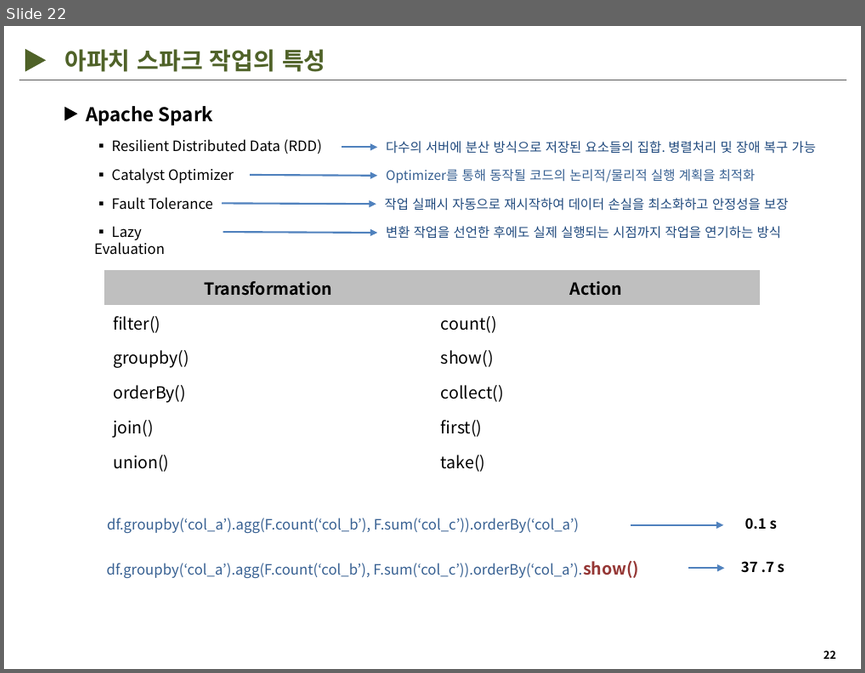
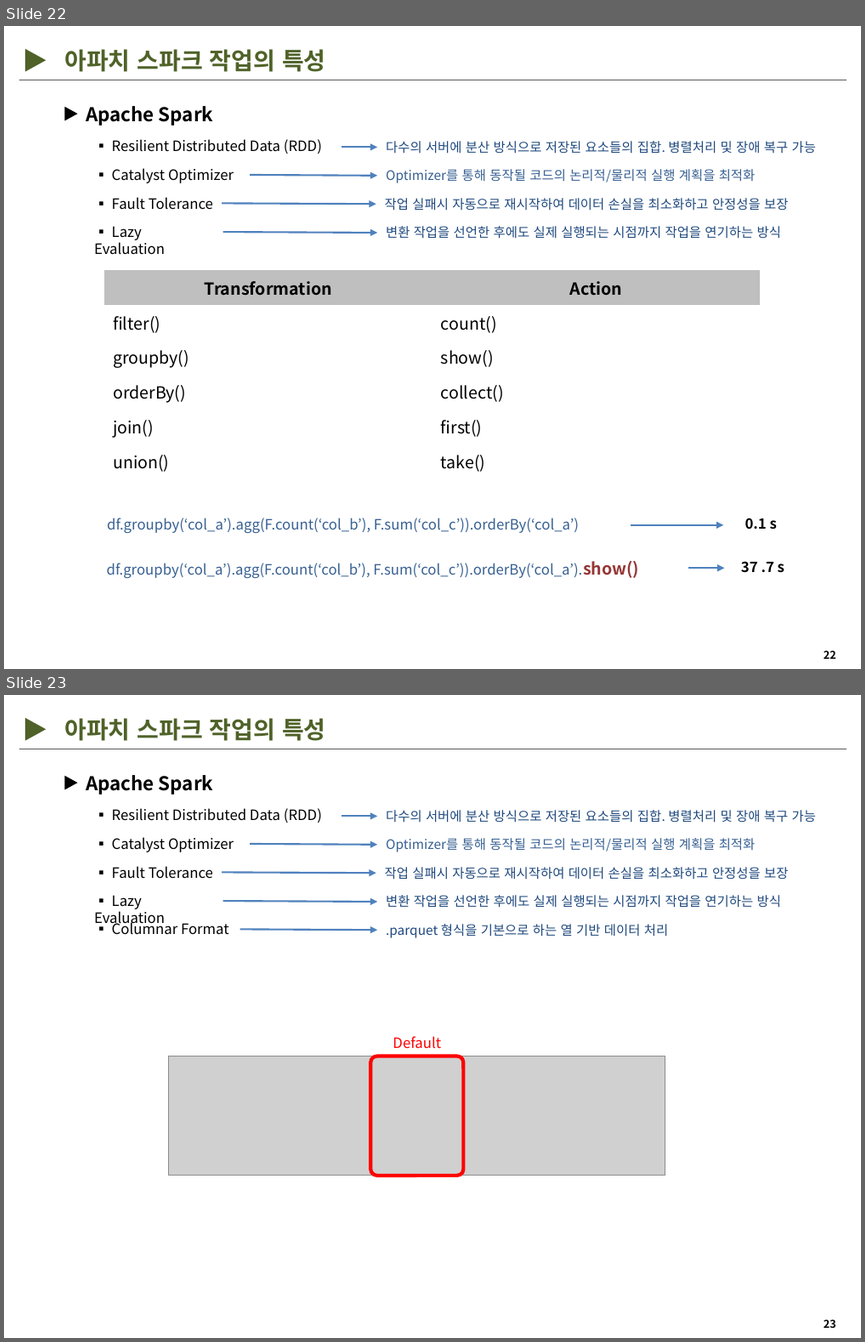
Before and after one commit to Hyunsoo-Ryan-Lee/DataEngineering-Lecture, a slide deck: ppt/[KDT강의]데이터 엔지니어링-2.pptx. Shown one above the other, each under a label of ours: slide 22 before the commit, slides 22 and 23 after it. The pictures are 865x673 and 865x1342 pixels, drawn with LibreOffice and Linux fonts; fonts in the diff are those of the drawing; grey boxes stand for pictures; background and template pictures are left out. Boxes give left, top, right and bottom in pixels: in the first picture for what was removed or moved away, otherwise in the second. Text is boxed around its words. In the diff, an @@ line names an element or a change of style, - is before the commit and + after.

```diff
--- a/ppt/[KDT강의]데이터 엔지니어링-2.pptx
+++ b/ppt/[KDT강의]데이터 엔지니어링-2.pptx
@@ slide 23 added at (4,695,861,1338), background #FFFFFF; not listed: 2 template elements that a slide beside it also shows @@
@@ triangle added at (26,718,46,741), fill #4F6228 @@
@@ text added at (64,718,326,741), 20 pt, text #4F6228, bold @@
+아파치 스파크 작업의 특성
@@ triangle added at (64,776,77,789), fill #000000 @@
@@ text added at (86,775,213,794), 16 pt, text #000000, bold @@
+Apache Spark
@@ text added at (112,808,322,823), 12 pt, text #000000 @@
+▪ Resilient Distributed Data (RDD)
@@ arrow added from (341, 816) to (377, 816), #4F81BD 1.5 pt @@
@@ text added at (386,810,816,823), 11 pt, text #1F497D @@
+다수의 서버에 분산 방식으로 저장된 요소들의 집합. 병렬처리 및 장애 복구 가능
@@ text added at (112,837,234,852), 12 pt, text #000000 @@
+▪ Catalyst Optimizer
@@ arrow added from (250, 844) to (377, 844), #4F81BD 1.5 pt @@
@@ text added at (386,838,755,852), 11 pt, text #376092 @@
+Optimizer를 통해 동작될 코드의 논리적/물리적 실행 계획을 최적화
@@ text added at (112,866,213,879), 12 pt, text #000000 @@
+▪ Fault Tolerance
@@ arrow added from (222, 873) to (375, 873), #4F81BD 1.5 pt @@
@@ text added at (385,867,788,879), 11 pt, text #1F497D @@
+작업 실패시 자동으로 재시작하여 데이터 손실을 최소화하고 안정성을 보장
@@ text added at (94,895,165,927), 12 pt, text #000000 @@
+▪ Lazy Evaluation
@@ text added at (386,895,781,907), 11 pt, text #1F497D @@
+변환 작업을 선언한 후에도 실제 실행되는 시점까지 작업을 연기하는 방식
@@ text added at (112,919,229,935), 12 pt, text #000000 @@
+▪ Columnar Format
@@ arrow added from (223, 901) to (377, 902), #4F81BD 1.5 pt @@
@@ text added at (386,924,668,938), 11 pt, text #1F497D @@
+.parquet 형식을 기본으로 하는 열 기반 데이터 처리
@@ arrow added from (239, 929) to (377, 930), #4F81BD 1.5 pt @@
@@ text added at (392,1036,441,1049), 12 pt, text #FF0000 @@
+Default
@@ picture added at (169,1055,664,1174) @@
@@ rounded rectangle added at (370,1055,463,1174), outline #FF0000 3 pt @@
```
Also in this commit, not shown: 2 other slides added, 10 other files.
